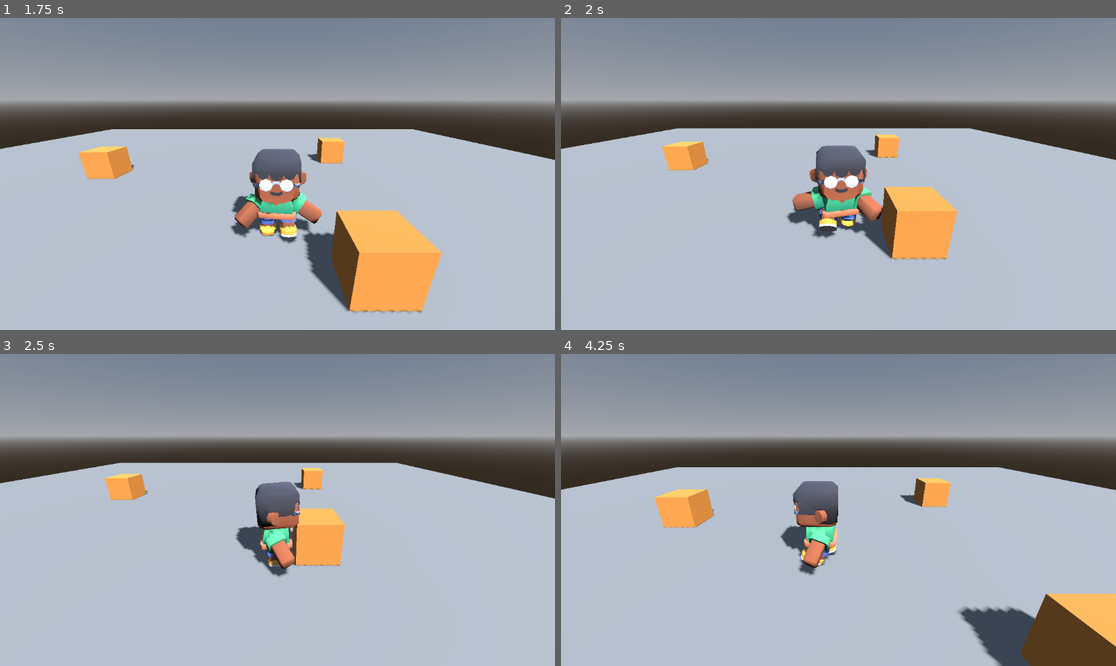
Above: before the commit, frames 1-4 (two rows, left to right).
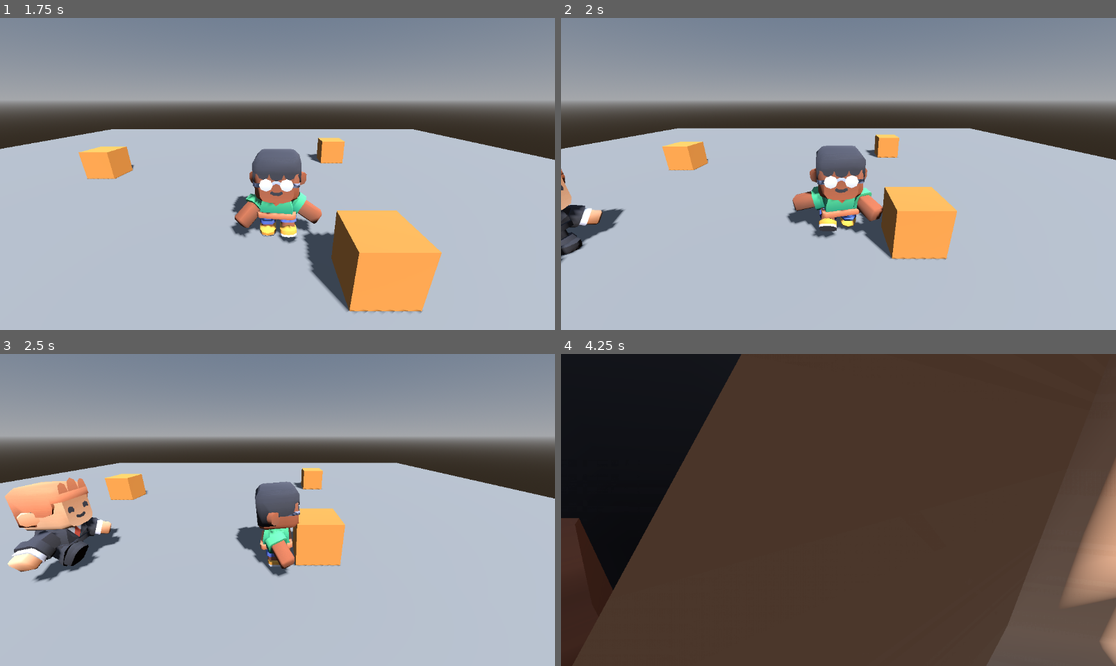
Above: after the commit, the same moments.

Repository: Tairacx/Pixel-dungeon-lite
Game: Godot game, scene res://main.tscn
Two runs of this game, one before a commit and one after it. Both use one fixed random seed, a clock stepped at 60 frames per second and the inputs below.
Inputs (mouse positions are in pixels of both pictures, inside the frame that each line leads up to):
- Up to frame 1 (1.75 s): tap Enter at 0.5 s; move the mouse to (399, 158) at 0.52 s; hold D (move_right) 0.53-1.28 s; hold Middle mouse button (apuntar) 0.53-1.28 s; click (399, 158) at 0.67 s; move the mouse to (166, 189) at 1.27 s; hold S (move_down) from 1.28 s (still down); tap Shift (correr) at 1.35 s
- Up to frame 2 (2 s): keep holding S (move_down)
- Up to frame 3 (2.5 s): move the mouse to (333, 441) at 2.02 s; release S (move_down) at 2.03 s; hold D (move_right) from 2.03 s (still down); tap T at 2.1 s
- Up to frame 4 (4.25 s): move the mouse to (810, 572) at 2.77 s; release D (move_right) at 2.78 s; hold W (move_up) 2.78-3.53 s; tap J at 2.85 s; click (810, 572) at 2.92 s; move the mouse to (1005, 556) at 3.52 s; hold A (move_left) from 3.53 s (still down); tap K at 3.6 s

Frame 1 is identical in both runs. In frame 2, 1.3% of the frame differs, in the area x 0-12%, y 48-79%; in frame 3, 4.3%; in frame 4, 95%, in the area x 0-100%, y 0-100%.

Commit message:
T7 N2 - Tarea C - sigue al jugador

Diff:
--- a/perseguidor.gd
+++ b/perseguidor.gd
@@ -1,17 +1,31 @@
 extends CharacterBody3D
-# Tarea C - Nivel 1: la escena del enemigo (Perseguidor).
-# Quieto, apoyado en el suelo, y mide cada medio segundo a qué distancia está el héroe.
+# Tarea C - Nivel 2: el Perseguidor sigue al héroe en línea recta y se detiene cerca.
 
 @export var objetivo: Node3D
+@export var rapidez = 2.5            # m/s  (80 px/s ÷ 32 px/m)
+@export var distancia_parar = 1.0    # m: a esta distancia deja de acercarse
 @onready var anim = $Modelo/AnimationPlayer
 
 
 func _physics_process(delta):
 	velocity += get_gravity() * delta
-	anim.play("idle")
+
+	var hacia = objetivo.global_position - global_position
+	hacia.y = 0.0
+	var distancia = hacia.length()
+
+	if distancia > distancia_parar:
+		var dir = hacia.normalized()
+		velocity.x = dir.x * rapidez
+		velocity.z = dir.z * rapidez
+		basis = Basis.looking_at(dir)
+		anim.play("walk")
+	else:
+		velocity.x = 0.0
+		velocity.z = 0.0
+		anim.play("idle")
+
 	move_and_slide()
 
-	var hacia = objetivo.global_position - global_position
-	hacia.y = 0.0   # solo la distancia en el suelo: si el héroe salta, no cuenta
 	if Engine.get_physics_frames() % 30 == 0:
-		print("distancia ", snappedf(hacia.length(), 0.01))
+		print("distancia ", snappedf(distancia, 0.01))
